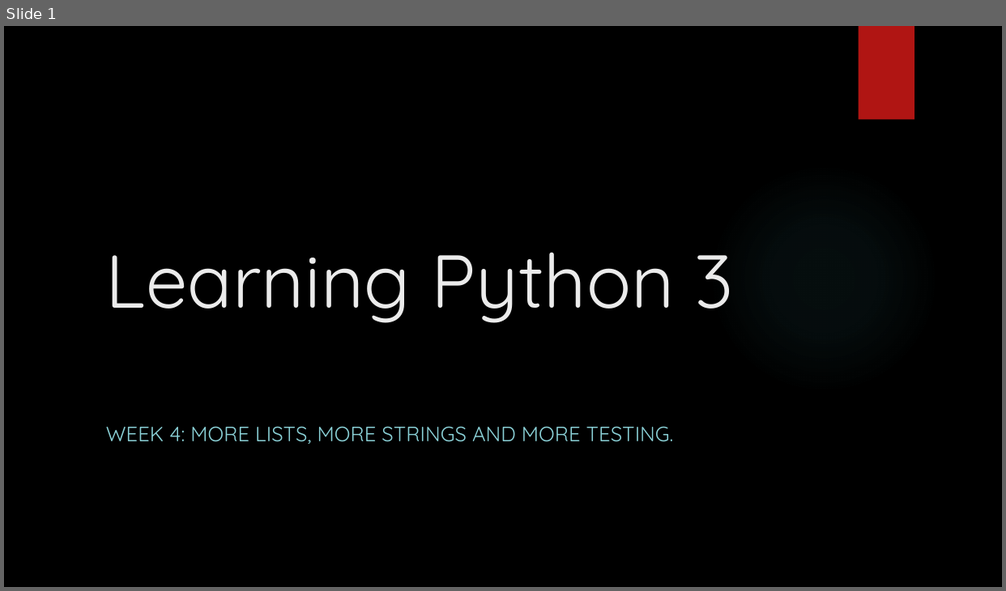
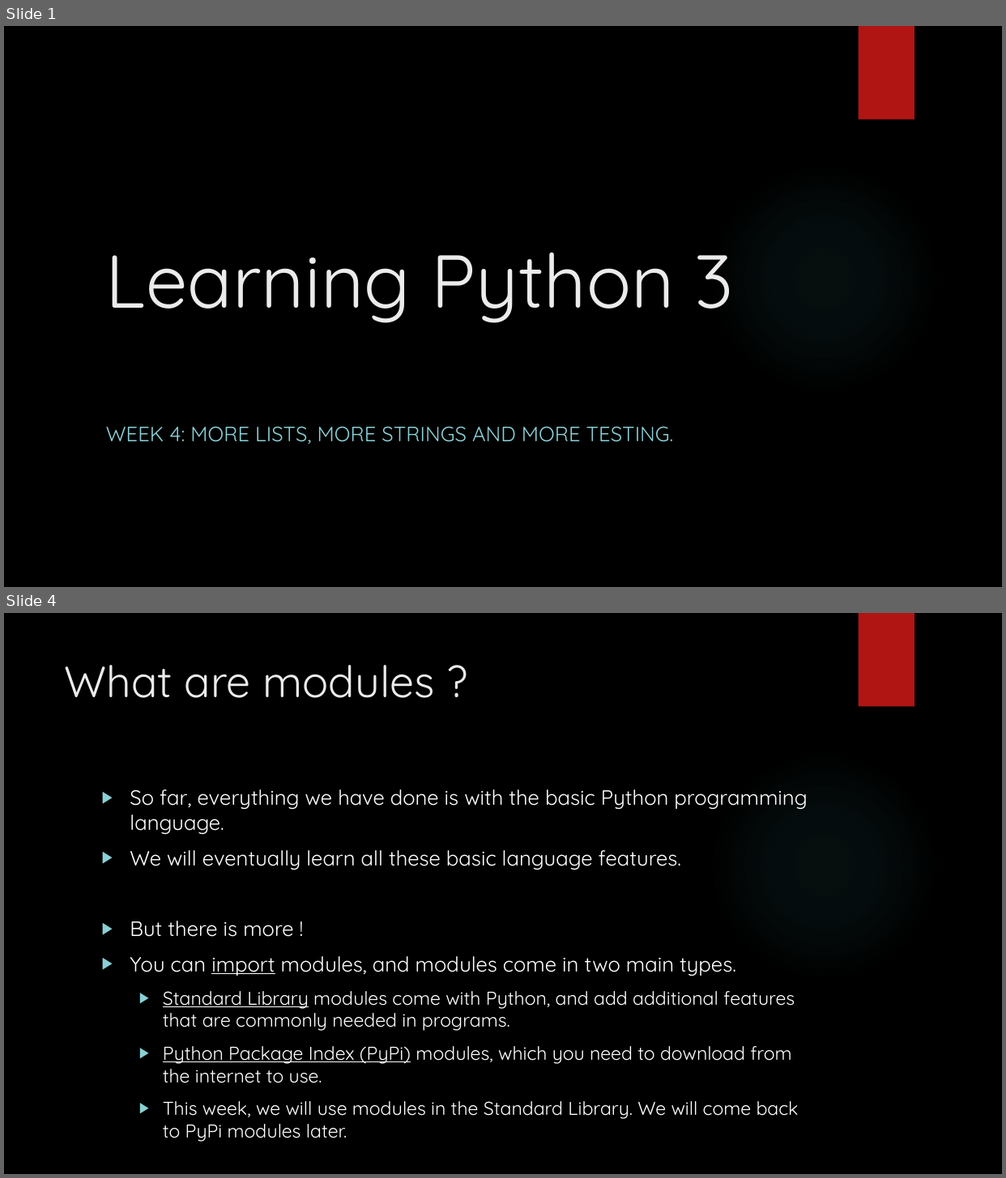
Before and after one commit to davidgroves/DGM_Tutorials, a slide deck: week5/week5.pptx. Shown one above the other, each under a label of ours: slide 1 before the commit, slides 1 and 4 after it; the slides between them are not shown. The pictures are 1006x591 and 1006x1178 pixels, drawn with LibreOffice and Linux fonts; fonts in the diff are those of the drawing; background and template pictures are left out. Boxes give left, top, right and bottom in pixels: in the first picture for what was removed or moved away, otherwise in the second. Text is boxed around its words. In the diff, an @@ line names an element or a change of style, - is before the commit and + after.

Commit message:
Week 5 partial checkin.

```diff
--- a/week5/week5.pptx
+++ b/week5/week5.pptx
@@ slide 4 added at [4, 613, 1002, 1174], background picture (left out); not listed: 2 template elements that a slide beside it also shows @@
@@ title added at [65, 665, 434, 698], 42 pt, text #EBEBEB @@
+What are modules ?
@@ text added at [130, 790, 807, 1119], 18 pt, text #FFFFFF @@
+▶ So far, everything we have done is with the basic Python programming language.
+▶ We will eventually learn all these basic language features.
+▶ But there is more !
+▶ You can import modules, and modules come in two main types.
+  ▶ Standard Library modules come with Python, and add additional features that are commonly needed in programs.
+  ▶ Python Package Index (PyPi) modules, which you need to download from the internet to use.
+  ▶ This week, we will use modules in the Standard Library. We will come back to PyPi modules later.
```
Also in this commit, not shown: 2 slides changed, 30 other slides added, 20 slides removed.
